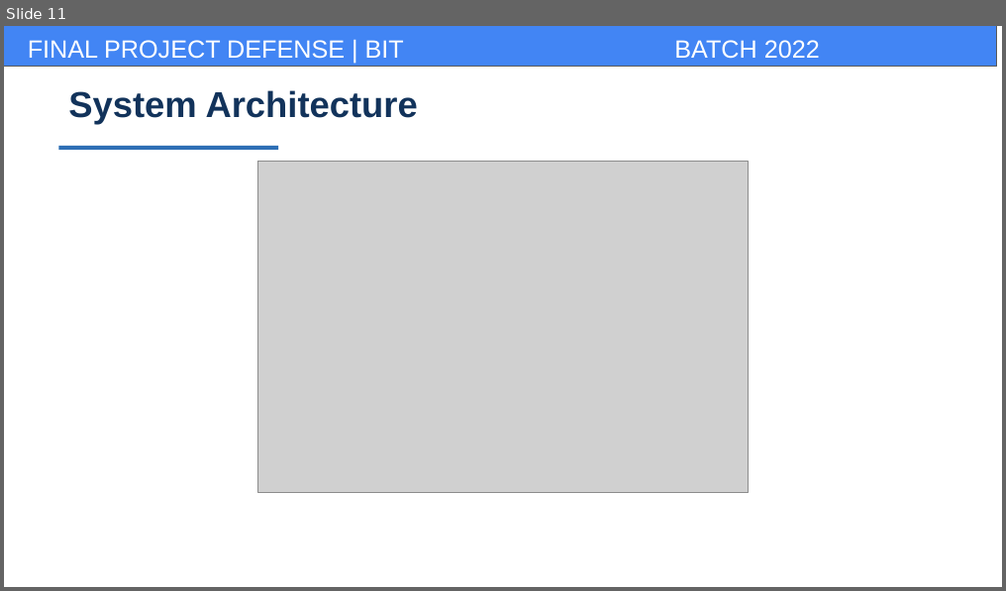
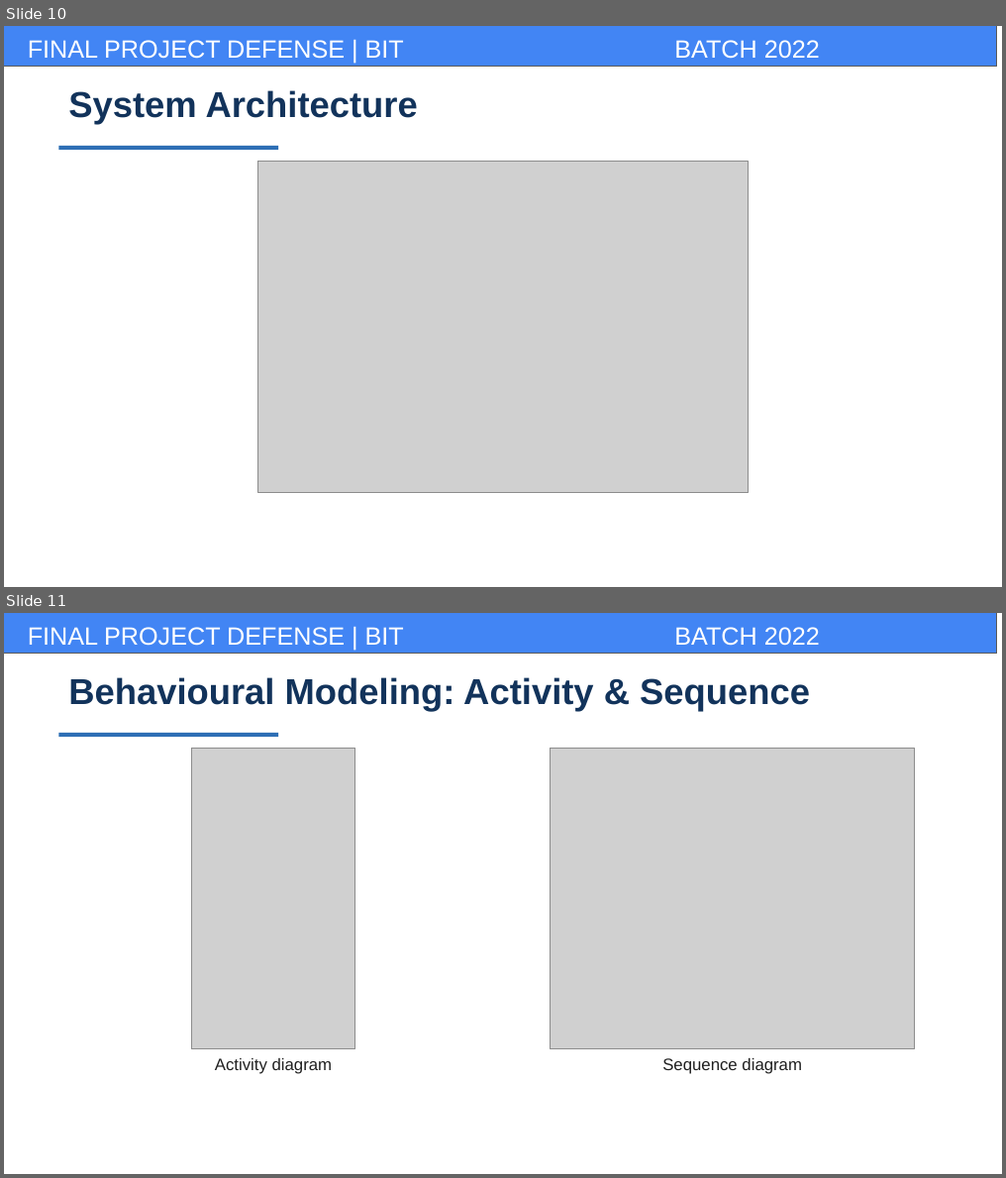
Before and after one commit to BhupendraMalla/CampuseEase, a slide deck: docs/report/campusease_presentation.pptx. Shown one above the other, each under a label of ours: slide 11 before the commit, slides 10 and 11 after it. The pictures are 1006x591 and 1006x1178 pixels, drawn with LibreOffice and Linux fonts; fonts in the diff are those of the drawing; grey boxes stand for pictures; background and template pictures are left out. Boxes give left, top, right and bottom in pixels: in the first picture for what was removed or moved away, otherwise in the second. Text is boxed around its words. In the diff, an @@ line names an element or a change of style, - is before the commit and + after.

```diff
--- a/docs/report/campusease_presentation.pptx
+++ b/docs/report/campusease_presentation.pptx
@@ slide 11 added at bbox=[4, 613, 1002, 1174], background #FFFFFF; not listed: 3 template elements that a slide beside it also shows @@
@@ text added at bbox=[68, 677, 810, 712], 26 pt, text #12335B, bold @@
+Behavioural Modeling: Activity & Sequence
@@ rectangle added at bbox=[58, 733, 278, 737], fill #2E6FB5 @@
@@ picture added at bbox=[192, 748, 355, 1049] @@
@@ picture added at bbox=[549, 748, 914, 1049] @@
@@ text added at bbox=[215, 1059, 333, 1074], 12 pt, text #202020 @@
+Activity diagram
@@ text added at bbox=[662, 1059, 802, 1074], 12 pt, text #202020 @@
+Sequence diagram
@@ what was slide 11 is now slide 10 @@
```
Also in this commit, not shown: 10 slides changed, 3 other slides added, 5 slides removed, 2 other files.
